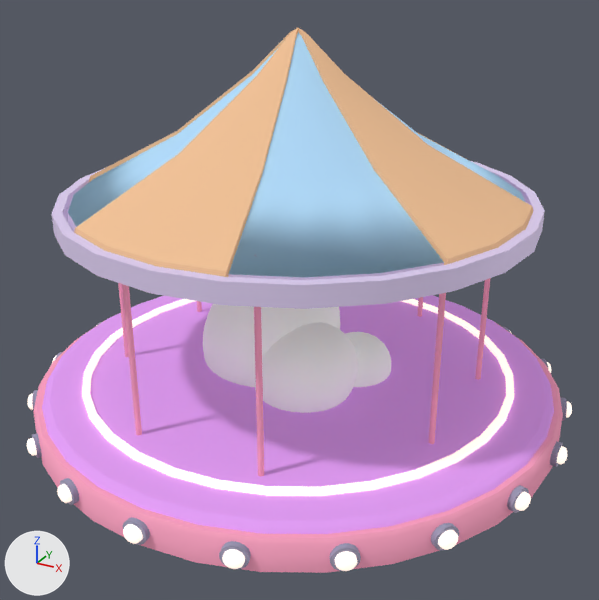
Two versions of the glTF model scene/models/carousel.glb, one commit apart.
Both versions are drawn from a 50 mm camera at (8.64, -15.64, 10.39) aimed at (0.32, -0.52, 2.83). Arrows for +X, +Y and +Z are at lower left; the lights stay in place. Objects named as collision shapes, trigger or cutter boxes, shadow casters or lower levels of detail are left out. Where no turn or scale is listed for an object, it has been applied to the vertices. Vertices at the same position are counted once.
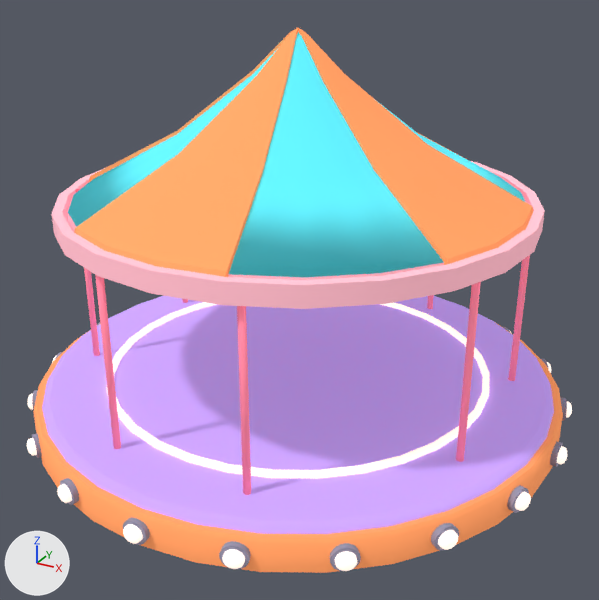
Where the newer file only moved an object's origin or applied its transform, the numbers keep the older frame.

Pixel boxes [x1, y1, x2, y2] of what changed, in the pictures (599 x 600 px; the box of a moved part takes in the faces that stretch with it):
'Cylinder', reshaped: before [33, 295, 563, 573]; after [33, 296, 563, 573]
'Circle.004', recoloured, surface changed (beige to orange): [74, 28, 533, 277] in both
'Clouds.001', deleted: before [203, 304, 391, 413]
'Cylinder.007', recoloured, reshaped (13% wider): before [122, 255, 423, 476]; after [95, 275, 434, 495]
'Cylinder.008', recoloured, reshaped: before [118, 278, 491, 444]; after [75, 189, 534, 462]
part 1 of me_circle_002, recoloured (blue to cyan): [68, 32, 525, 277] in both
part 2 of me_circle_002, recoloured (grey to pink): [52, 161, 545, 309] in both
part 4 of me_cylinder_022, moved or reshaped: [50, 296, 546, 520] in both
part 5 of me_cylinder_022, recoloured (pink to orange): [33, 323, 563, 573] in both
part 6 of me_cylinder_022, recoloured: [42, 296, 554, 534] in both
part 7 of me_cylinder_026, moved or reshaped: before [417, 297, 423, 317]; after [427, 295, 434, 309]
part 8 of me_cylinder_026, moved or reshaped: before [254, 255, 264, 476]; after [237, 306, 251, 495]
part 9 of me_cylinder_026, moved or reshaped: before [122, 284, 142, 435]; after [95, 275, 121, 449]

The change, as a list of edits to the scene's bpy script:
```text
Add img_atlas:
    img_atlas = load_image('Atlas', '_unpacked/Atlas', 512, 512, 'sRGB')
Add mat_atlas_001:
    mat_atlas_001 = bpy.data.materials.new('Atlas.001')
    # uses the picture img_atlas
Add mat_atlas:
    mat_atlas = bpy.data.materials.new('Atlas')
    # uses the picture img_atlas
Change me_cylinder_022:
    where me_cylinder_022.from_pydata(...)  # 320 vertices, 636 faces; spans x -6.21..6.21, y -6.21..6.21, z -0.35..0.6
    used by ob_cylinder; location = (0.0, 0.0, 0.29)
    me_cylinder_022 part 4: 128 of the vertices in x -5.11..5.11, y -5.11..5.11, z 0.5..0.6 are scaled about their middle by (0.892, 0.892, 1)
    me_cylinder_022 part 5: 222 faces spanning x -6.21..6.21, y -6.21..6.21, z -0.35..0.35 switch from mat_pink (pink #e794b1) to mat_atlas
    me_cylinder_022 part 6: 222 faces spanning x -6.01..6.01, y -6.01..6.01, z 0.35..0.5 switch from mat_violet_001 (purple #d592e7) to mat_atlas
Change me_cylinder_026:
    where me_cylinder_026.from_pydata(...)  # 96 vertices, 176 faces; spans x -3.07..0.06, y -8.49..0.06, z -4.89..-0.07
    used by ob_cylinder_007; location = (1.5, 4.21, 5.43)
    remove me_cylinder_026.materials.append(mat_pink_001)  # pink #e794b1
    me_cylinder_026 part 7: the loose piece of 24 vertices spanning x -0.06..0.06, y -0.06..0.06, z -4.89..-0.07 is scaled about its middle by (1.26, 1.11, 0.942), then moved by (0.07, 0.62, -0.17)
    me_cylinder_026 part 8: the loose piece of 24 vertices spanning x -0.06..0.06, y -8.49..-8.36, z -4.89..-0.07 is scaled about its middle by (1.26, 1.11, 0.942), then moved by (0.07, -0.62, -0.17)
    me_cylinder_026 part 9: the loose piece of 24 vertices spanning x -3.07..-2.94, y -8.49..-8.36, z -4.89..-0.07 is scaled about its middle by (1.26, 1.11, 0.942), then moved by (-0.07, -0.62, -0.17)
    add me_cylinder_026.materials.append(mat_atlas_001)
Change me_cylinder_001:
    where me_cylinder_001.from_pydata(...)  # 96 vertices, 176 faces; spans x -8.07..0.06, y -3.16..0.06, z -4.89..-0.07
    used by ob_cylinder_008; location = (4.0, 1.55, 5.43)
    remove me_cylinder_001.materials.append(mat_pink_001)  # pink #e794b1
    me_cylinder_001 part 10: the whole mesh is multiplied about its middle by the matrix ((1.18, 0.0, 0.0), (0.0, 1.206, 0.0), (0.0, 0.0, 0.942)), then moved by (0.0, 0.0, -0.17)
    add me_cylinder_001.materials.append(mat_atlas_001)
Change me_circle_002:
    where me_circle_002.from_pydata(...)  # 180 vertices, 334 faces; spans x -5.29..5.29, y -5.29..5.29, z -0.43..3.45
    used by ob_circle_003; location = (0.0, 0.0, 5.15)
    me_circle_002 part 1: 142 faces spanning x -4.97..4.97, y -4.95..4.99, z 0.0..3.45 switch from mat_blue (blue #a3cbe7) to mat_atlas
    me_circle_002 part 2: 192 faces spanning x -5.29..5.29, y -5.29..5.29, z -0.43..0.0 switch from mat_metal (white #d6c8e7) to mat_atlas
Change me_circle_003:
    where me_circle_003.from_pydata(...)  # 162 vertices, 320 faces; spans x -5.16..5.16, y -5.16..5.16, z 4.91..8.74
    used by ob_circle_004; location = (0.0, 0.0, -0.06)
    remove me_circle_003.materials.append(mat_orange)  # beige #deb289
    me_circle_003 part 3: texture (UV) coordinates of 320 of 320 faces, centred in x -5.07..5.07, y -5.07..5.07, z 4.92..8.66, changed; they spanned u 0.0..0.0, v 0.0..0.0 and now span u 0.14..0.14, v 0.86..0.86
    add me_circle_003.materials.append(mat_atlas_001)
Remove ob_clouds_001:
    ob_clouds_001 = bpy.data.objects.new('Clouds.001', me_sphere_006)
    ob_clouds_001.location = (0.28, 0.05, 1.13)
```
